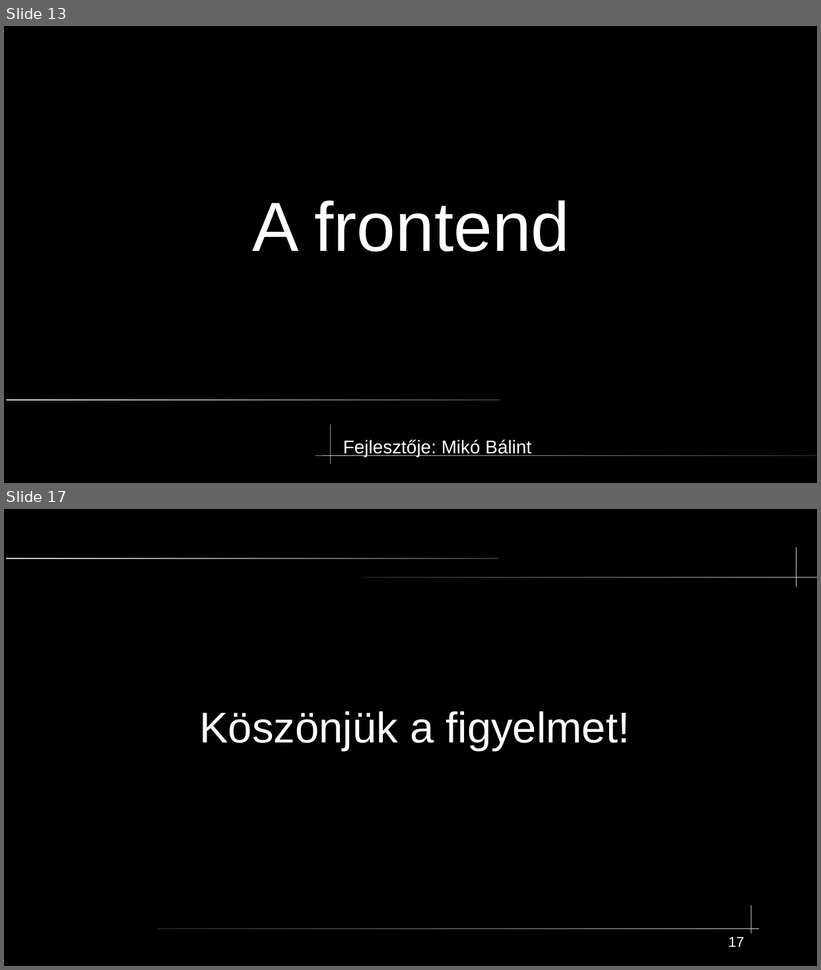
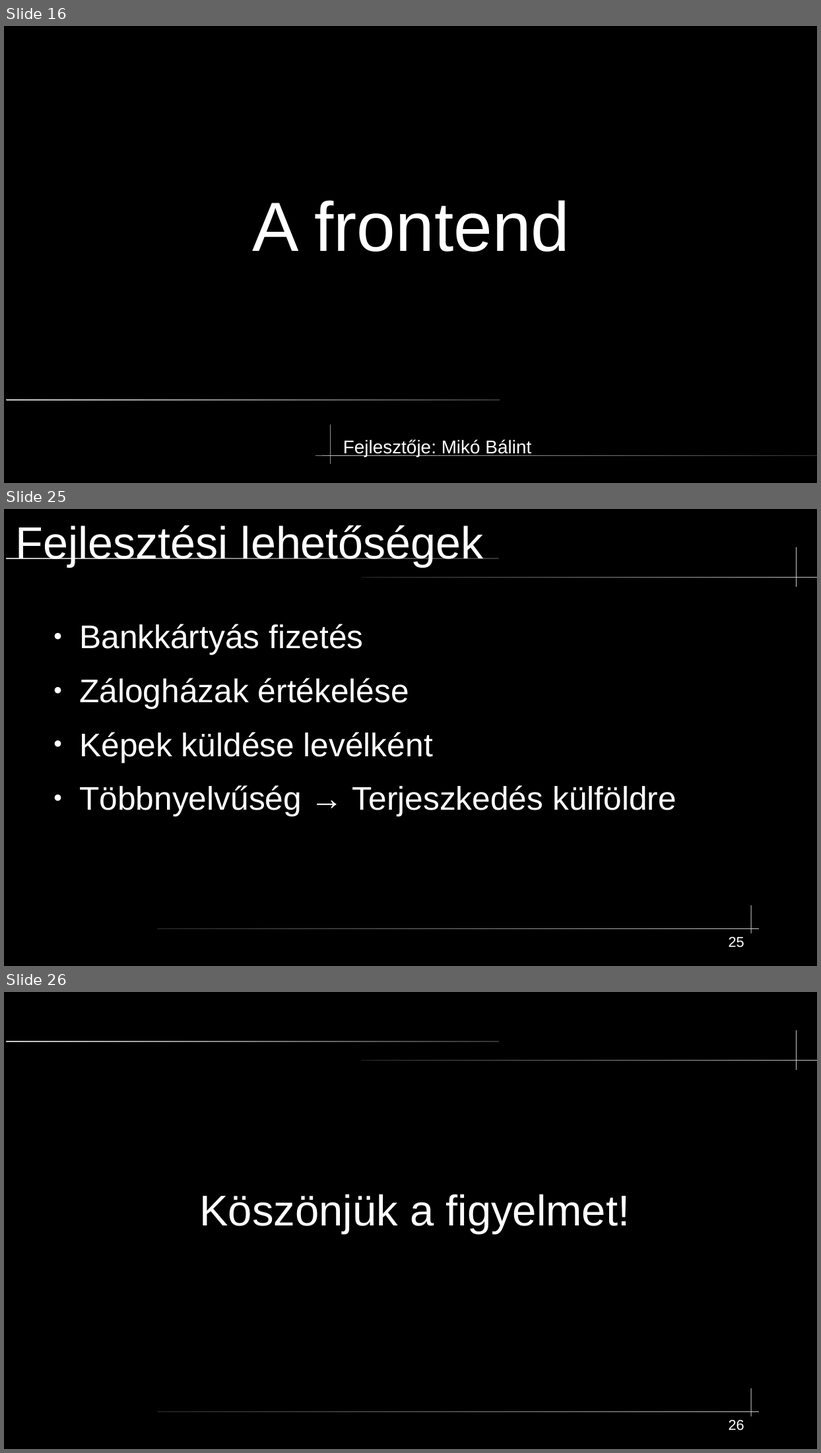
Before and after one commit to mikobalint-szbi/PawnHub, a slide deck: [Developer]/PPT/technikai prezentáció.odp. Shown one above the other, each under a label of ours: slides 13 and 17 before the commit, slides 16, 25 and 26 after it; the slides between them are not shown. The pictures are 821x970 and 821x1453 pixels, drawn with LibreOffice and Linux fonts; fonts in the diff are those of the drawing. Boxes give left, top, right and bottom in pixels: in the first picture for what was removed or moved away, otherwise in the second. Text is boxed around its words. In the diff, an @@ line names an element or a change of style, - is before the commit and + after.

```diff
--- a/[Developer]/PPT/technikai prezentáció.odp
+++ b/[Developer]/PPT/technikai prezentáció.odp
@@ slide 25 added at <box>4,509,817,966</box>, background #000000; not listed: 5 template elements that a slide beside it also shows @@
@@ title added at <box>16,525,484,567</box>, 44 pt, text #FFFFFF @@
+Fejlesztési lehetőségek
@@ text added at <box>79,624,677,817</box>, 32 pt, text #FFFFFF @@
+● Bankkártyás fizetés
+● Zálogházak értékelése
+● Képek küldése levélként
+● Többnyelvűség → Terjeszkedés külföldre
@@ page number added at <box>729,937,745,948</box>, 14 pt, text #FFFFFF @@
+25
@@ what was slide 13 is now slide 16 @@
@@ what was slide 17 is now slide 26 @@
@@ page number at <box>729,1420,745,1431</box>: text changed @@
-17
+26
```
Also in this commit, not shown: 6 slides changed, 10 other slides added, 2 slides removed.
